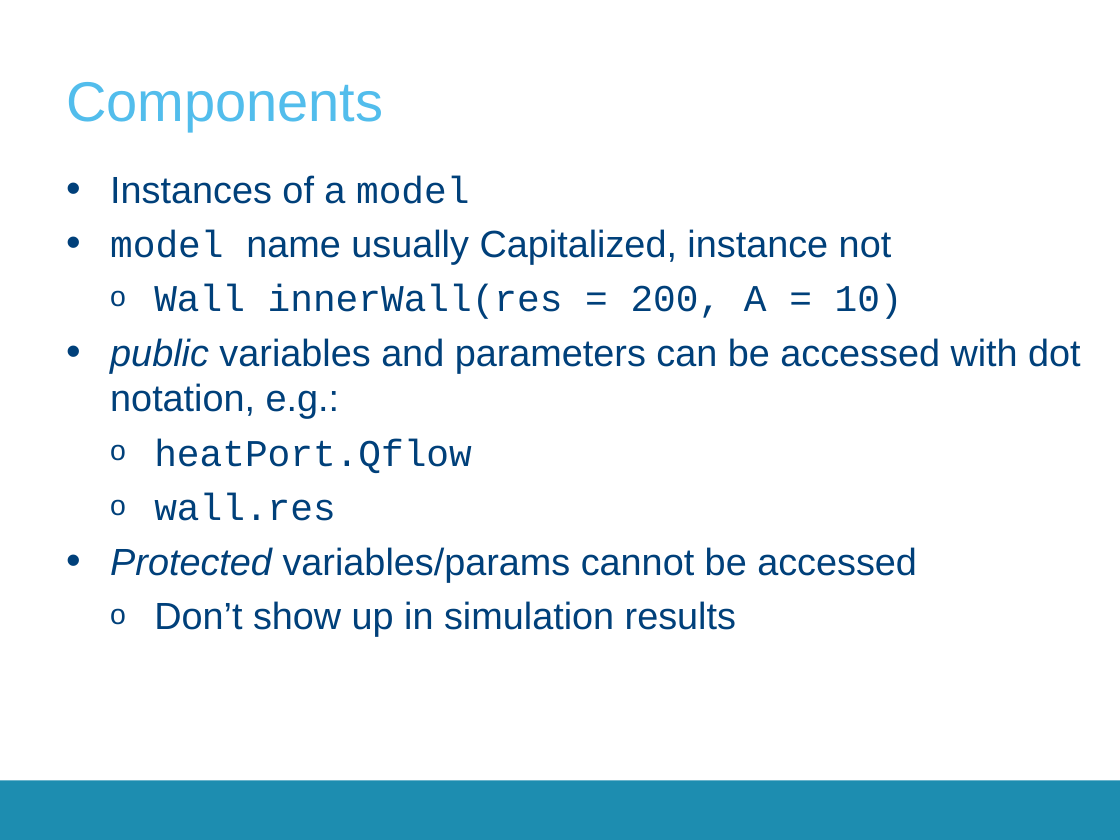
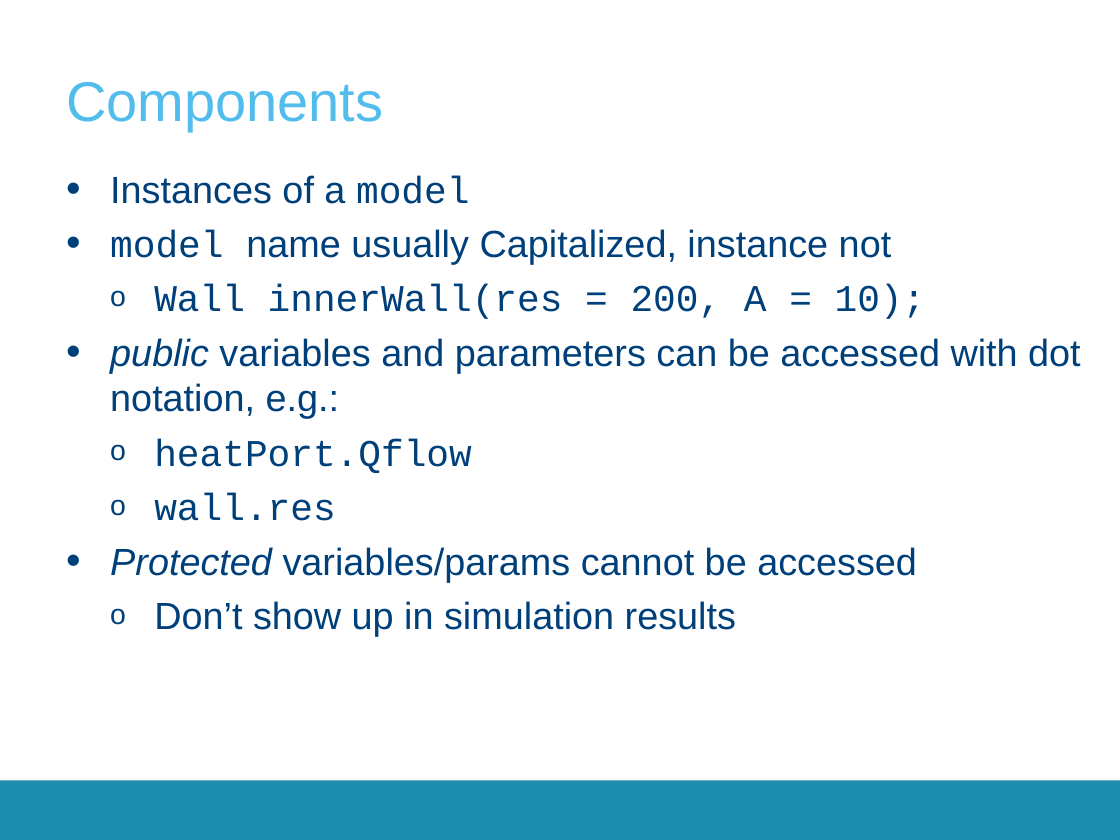
Before and after one commit to open-ideas/__CrashCourse__, a slide deck: slide 18 of 2016-2017/Presentations/CrashCourse_2016.pptx. Drawn at 1120x840 pixels with LibreOffice and Linux fonts; fonts in the diff are those of the drawing; background and template pictures are left out. Boxes give left, top, right and bottom in pixels: in the first picture for what was removed or moved away, otherwise in the second. Text is boxed around its words. In the diff, an @@ line names an element or a change of style, - is before the commit and + after.

```diff
--- a/2016-2017/Presentations/CrashCourse_2016.pptx
+++ b/2016-2017/Presentations/CrashCourse_2016.pptx
@@ text at (154,285,926,319): text changed @@
-  o Wall innerWall(res = 200, A = 10)
+  o Wall innerWall(res = 200, A = 10);
```
Also in this commit, not shown: 2 other slides changed.
